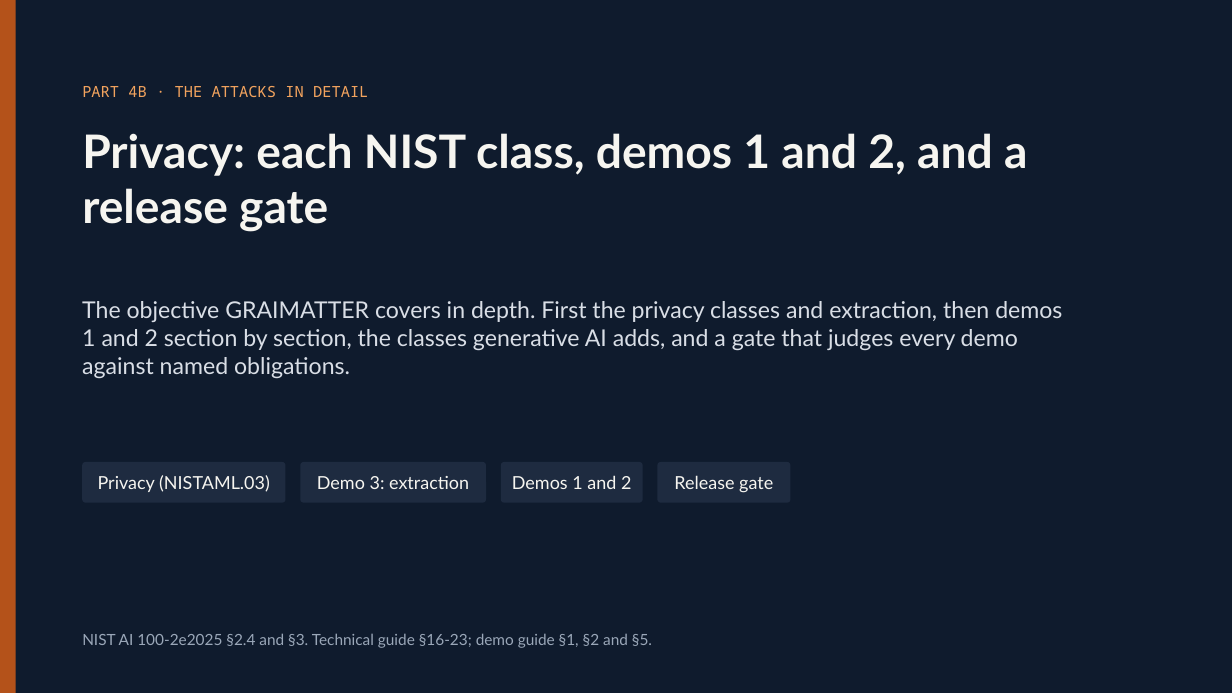
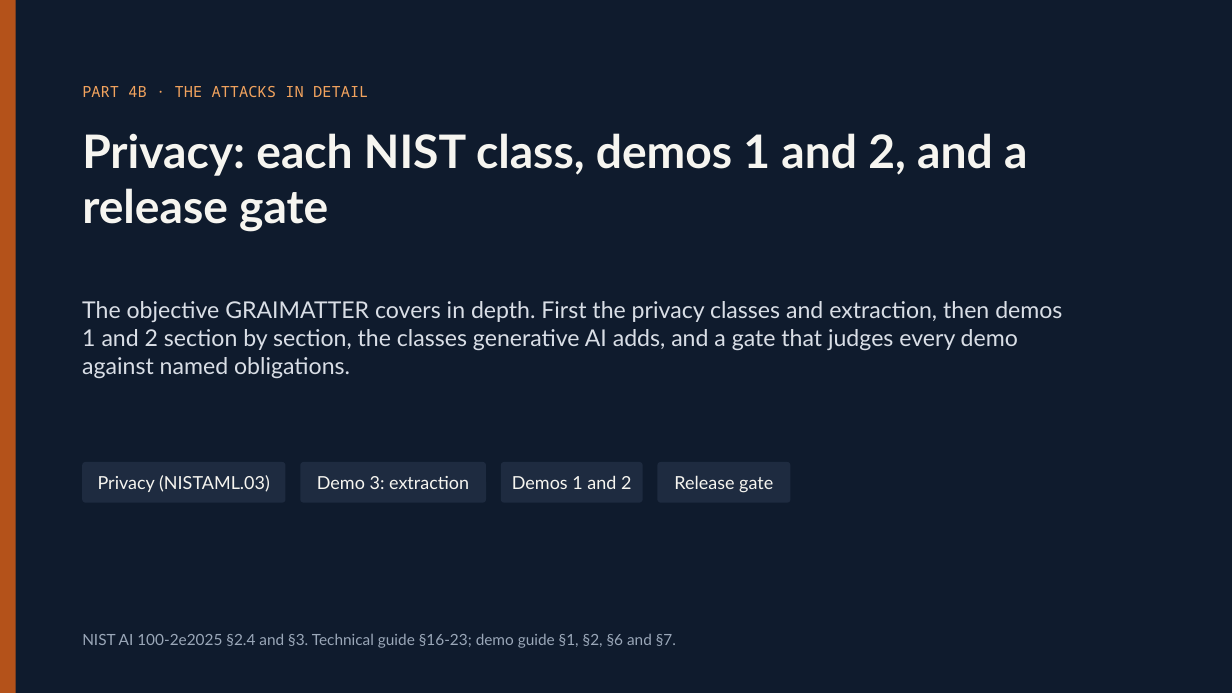
Before and after one commit to olonok69/graimatter_ML, a slide deck: slide 36 of docs/Adversarial_ML.pptx (slide 34 before the commit). Drawn at 1232x693 pixels with LibreOffice and Linux fonts; fonts in the diff are those of the drawing. Boxes give left, top, right and bottom in pixels: in the first picture for what was removed or moved away, otherwise in the second. Text is boxed around its words. In the diff, an @@ line names an element or a change of style, - is before the commit and + after.

```diff
--- a/docs/Adversarial_ML.pptx
+++ b/docs/Adversarial_ML.pptx
@@ text at (82, 633, 676, 648): text changed @@
-NIST AI 100-2e2025 §2.4 and §3. Technical guide §16-23; demo guide §1, §2 and §5.
+NIST AI 100-2e2025 §2.4 and §3. Technical guide §16-23; demo guide §1, §2, §6 and §7.
```
Also in this commit, not shown: 5 other slides changed, 2 slides added, 27 other files.
